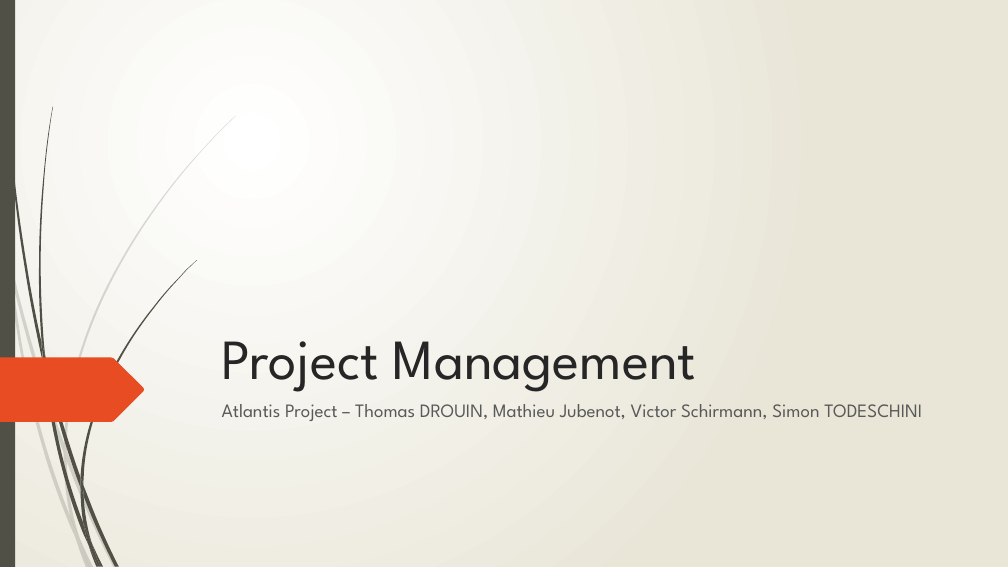
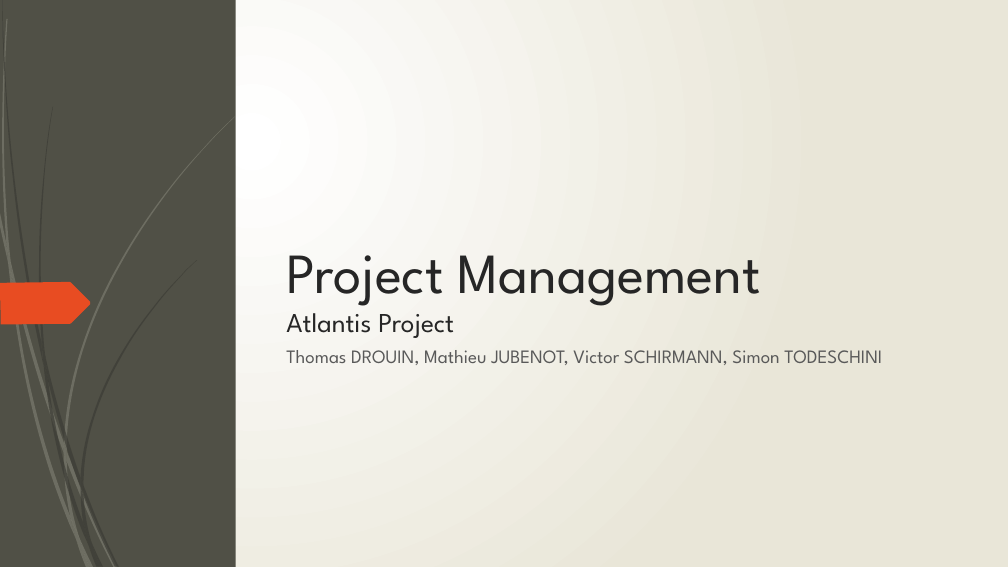
Before and after one commit to Toulouse-Exia-A4/AtlantisToulouseUML, a slide deck: slide 1 of ProjectManagement/Project Management.pptx. Drawn at 1008x567 pixels with LibreOffice and Linux fonts; fonts in the diff are those of the drawing. Boxes give left, top, right and bottom in pixels: in the first picture for what was removed or moved away, otherwise in the second. Text is boxed around its words. In the diff, an @@ line names an element or a change of style, - is before the commit and + after.

Commit message:
Project Management PPT Updated
Only Continuous Integration part is missing

```diff
--- a/ProjectManagement/Project Management.pptx
+++ b/ProjectManagement/Project Management.pptx
@@ rectangle added at <box>0,0,1008,567</box>, fill gradient #FFFFFF to #EAE7D8 @@
@@ rectangle added at <box>0,0,236,567</box>, fill #505046 @@
@@ title at <box>286,255,761,338</box>: text changed @@
-Project Management
+Project Management
+Atlantis Project
@@ freeform shape added at <box>0,282,91,324</box>, fill #E84C22 @@
@@ subtitle at <box>286,350,882,365</box>: text changed @@
-Atlantis Project – Thomas DROUIN, Mathieu Jubenot, Victor Schirmann, Simon TODESCHINI
+Thomas DROUIN, Mathieu JUBENOT, Victor SCHIRMANN, Simon TODESCHINI
@@ group removed at <box>8,261,79,540</box>: 4 freeform shapes @@
@@ group removed at <box>39,107,197,546</box>: 7 freeform shapes @@
@@ group added at <box>0,19,236,567</box>: 12 freeform shapes @@
@@ group added at <box>2,0,197,567</box>: 12 freeform shapes @@
```
Also in this commit, not shown: 4 other slides changed, 5 slides added, 1 slide removed.
